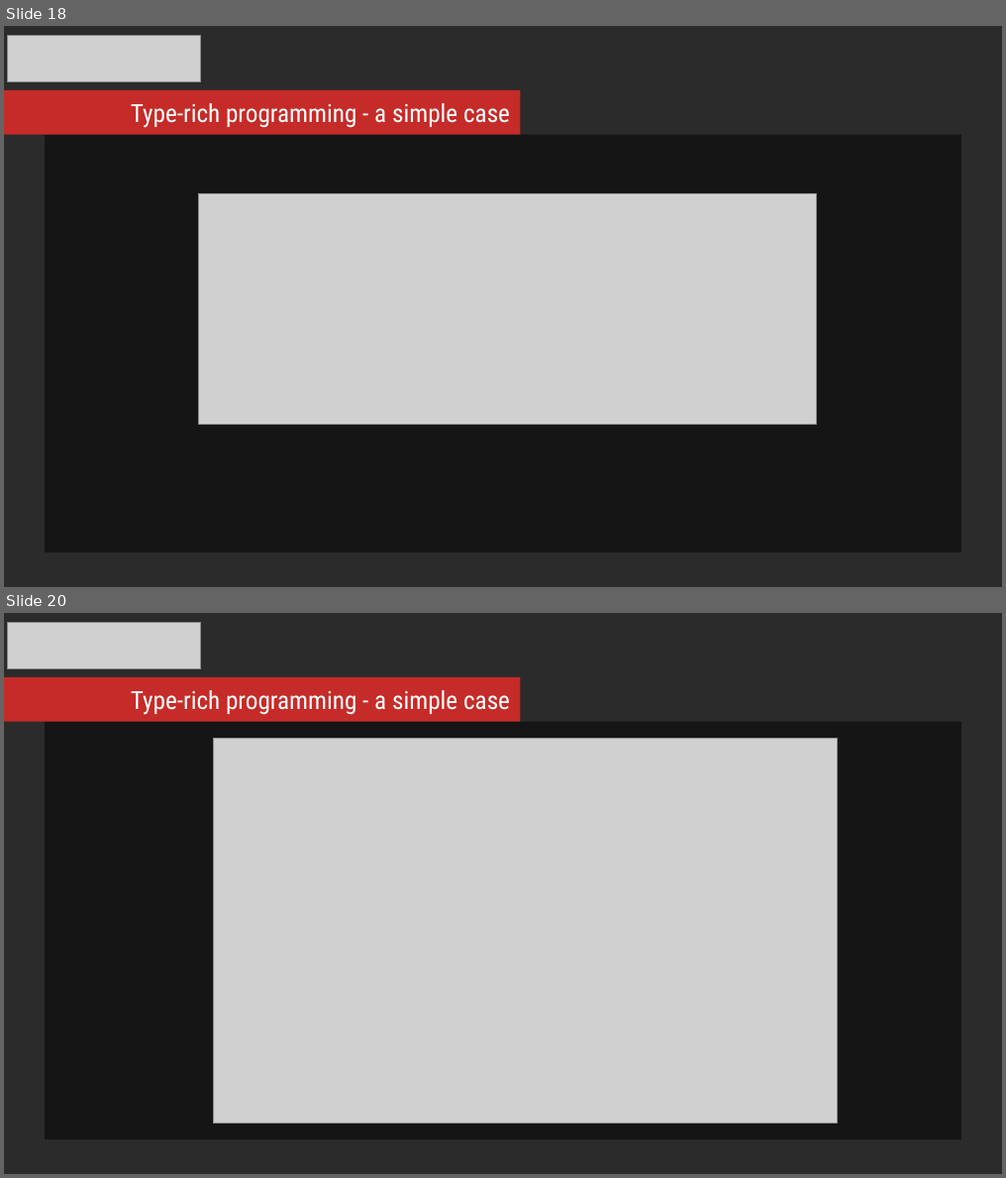
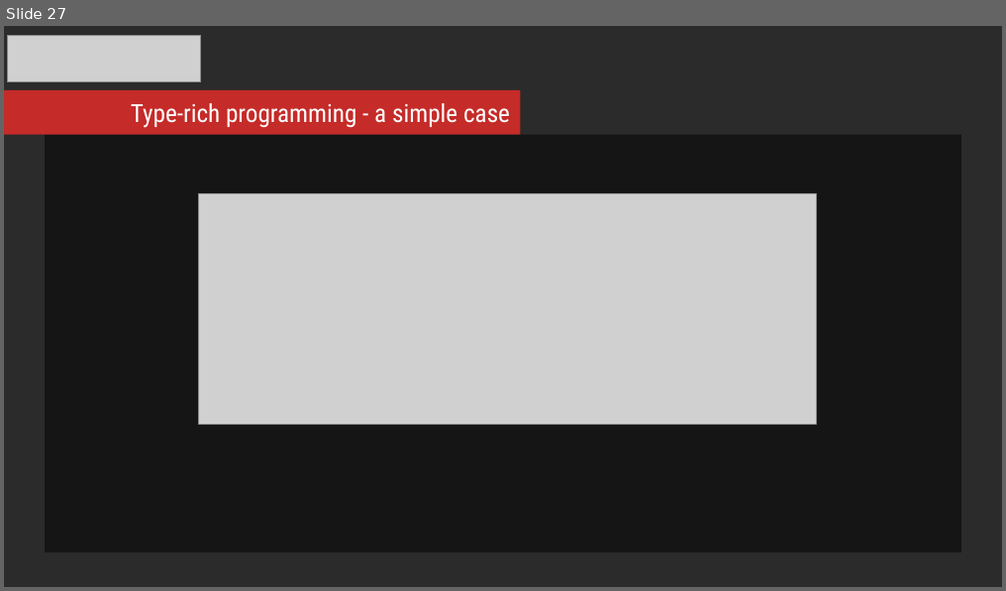
Before and after one commit to mikosz/type-safety, a slide deck: ask-not-what-you-can-do-for-the-compiler.odp. Shown one above the other, each under a label of ours: slides 18 and 20 before the commit, slide 27 after it; the slides between them are not shown. The pictures are 1006x1178 and 1006x591 pixels, drawn with LibreOffice and Linux fonts; fonts in the diff are those of the drawing; grey boxes stand for pictures; background and template pictures are left out; a plain dark background stands for a picture behind light text. Boxes give left, top, right and bottom in pixels: in the first picture for what was removed or moved away, otherwise in the second. Text is boxed around its words. In the diff, an @@ line names an element or a change of style, - is before the commit and + after.

```diff
--- a/ask-not-what-you-can-do-for-the-compiler.odp
+++ b/ask-not-what-you-can-do-for-the-compiler.odp
@@ slide 20 removed at (x1=4, y1=613, x2=1002, y2=1174), background picture (left out) @@
@@ picture removed at (x1=8, y1=622, x2=202, y2=668) @@
@@ rectangle removed at (x1=4, y1=677, x2=520, y2=721) @@
@@ text removed at (x1=131, y1=690, x2=510, y2=715) @@
-Type-rich programming - a simple case
@@ rectangle removed at (x1=45, y1=722, x2=961, y2=1140) @@
@@ picture removed at (x1=214, y1=738, x2=838, y2=1123) @@
@@ what was slide 18 is now slide 27 @@
```
Also in this commit, not shown: 5 other slides removed.
